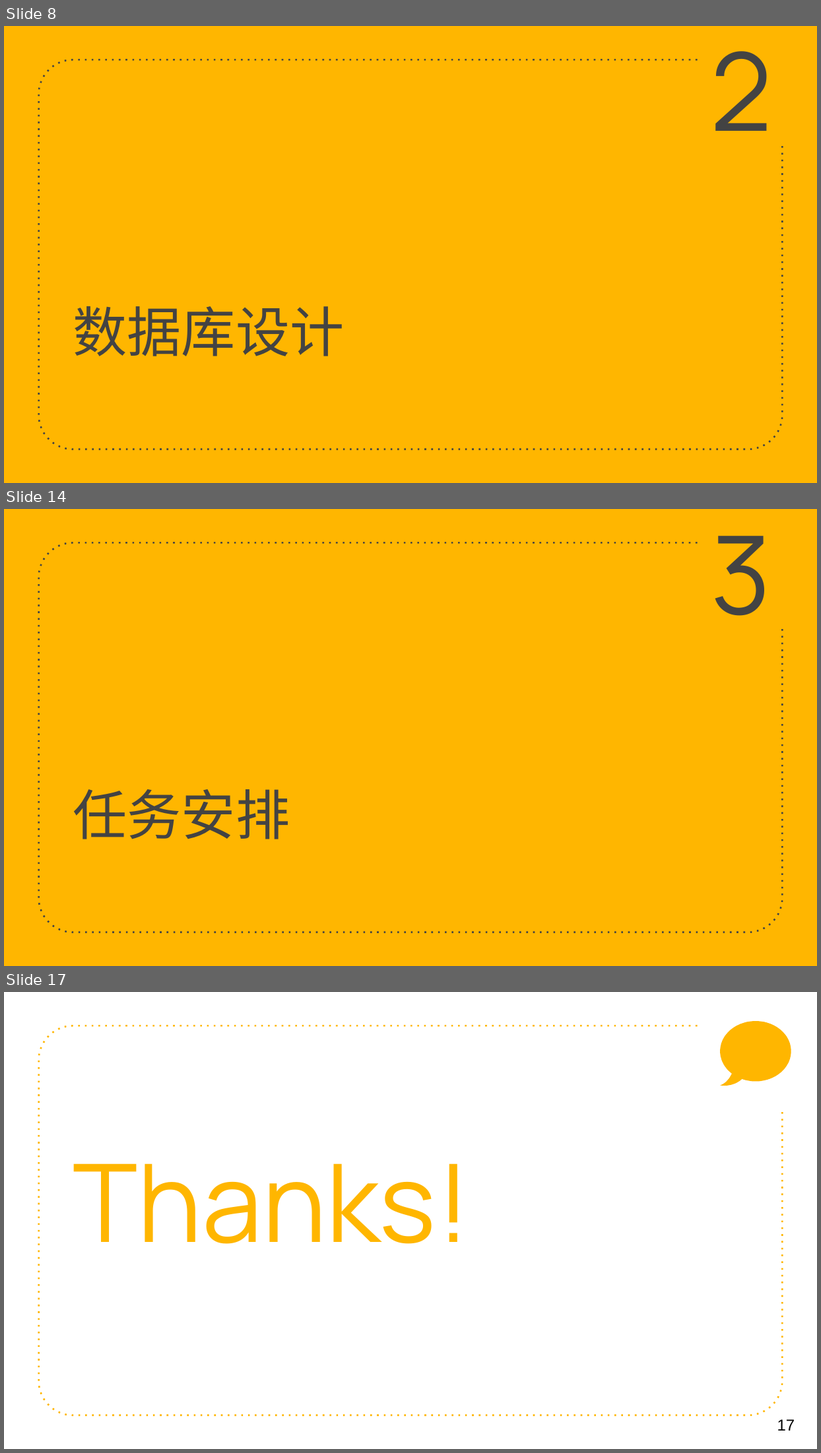
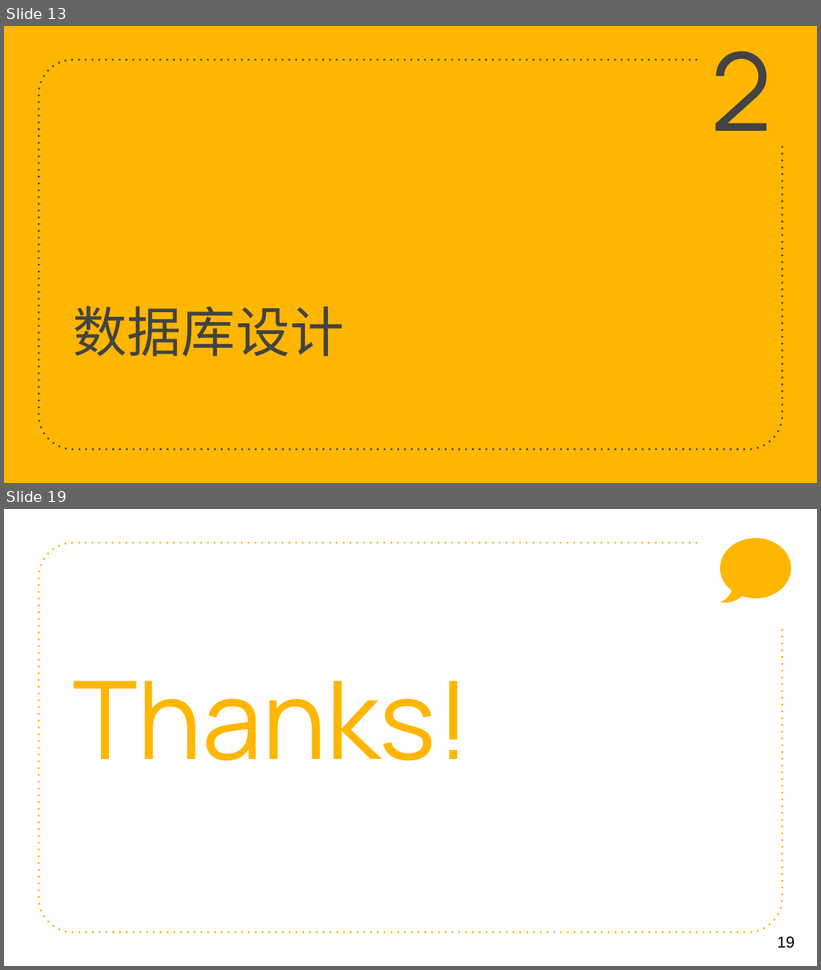
Before and after one commit to zeweidan/chicken_group_project, a slide deck: 技术实现.pptx. Shown one above the other, each under a label of ours: slides 8, 14 and 17 before the commit, slides 13 and 19 after it; the slides between them are not shown. The pictures are 821x1453 and 821x970 pixels, drawn with LibreOffice and Linux fonts; fonts in the diff are those of the drawing. Boxes give left, top, right and bottom in pixels: in the first picture for what was removed or moved away, otherwise in the second. Text is boxed around its words. In the diff, an @@ line names an element or a change of style, - is before the commit and + after.

```diff
--- a/技术实现.pptx
+++ b/技术实现.pptx
@@ slide 14 removed at box(4, 509, 817, 966), background #FFB600; not listed: 1 template element that a slide beside it also shows @@
@@ text removed at box(712, 535, 772, 616) @@
-3
@@ title removed at box(73, 789, 290, 840) @@
-任务安排
@@ what was slide 8 is now slide 13 @@
@@ what was slide 17 is now slide 19 @@
@@ page number at box(778, 937, 795, 949): text changed @@
-17
+19
```
Also in this commit, not shown: 4 slides changed, 12 slides added, 9 other slides removed.
